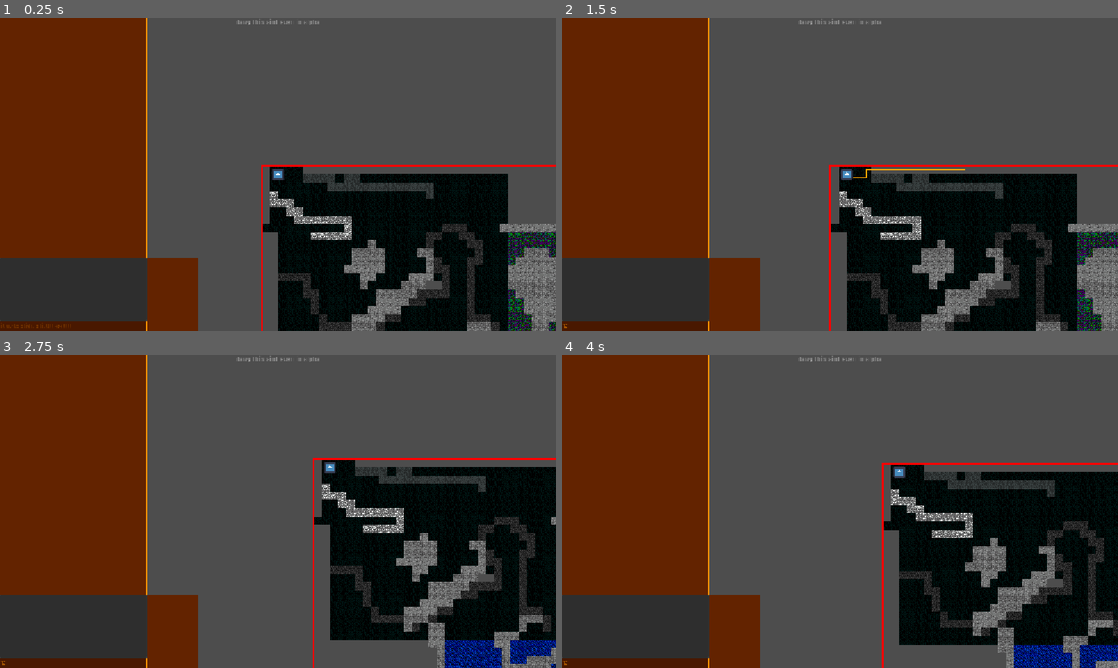
Above: before the commit, frames 1-4 (two rows, left to right).
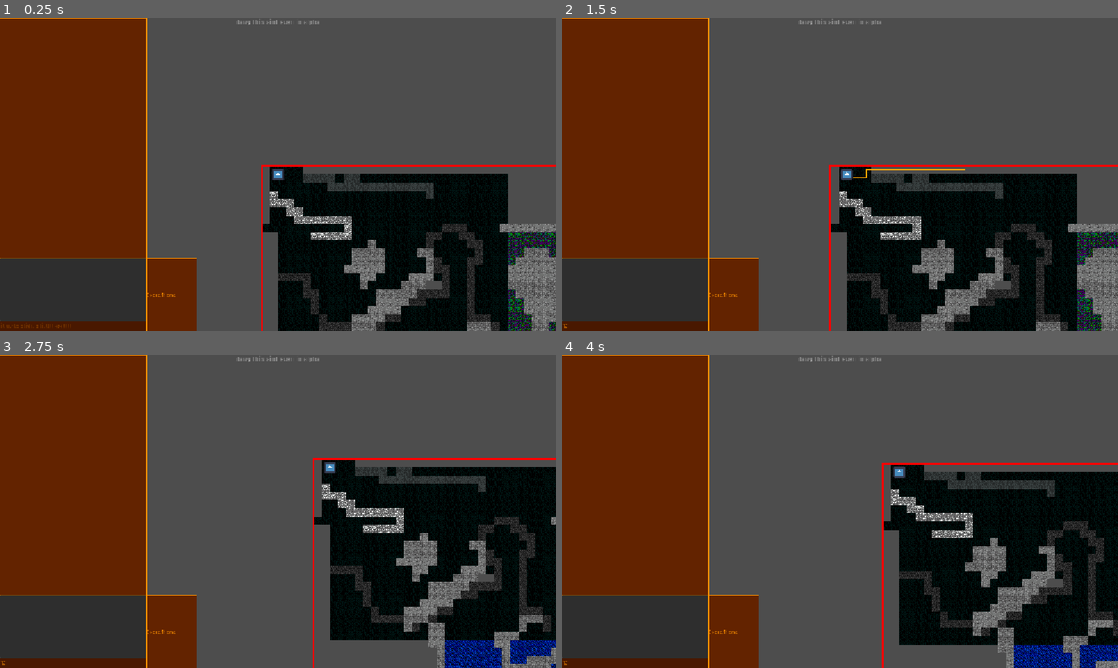
Above: after the commit, the same moments.

Repository: nylonswordsman/fangamesofar
Game: Godot game, scene res://scenes/everythingmanager.tscn
Same seed, same stepped clock (60 frames per second), same inputs: the game is played once before the commit and once after it. This scene is started directly instead of the project's main scene. The engine's default icon, where the game draws it, is replaced by a stand-in: a white triangle on a blue panel in a dark square.
Inputs (mouse positions are in pixels of both pictures, inside the frame that each line leads up to):
- Up to frame 1 (0.25 s): no input
- Up to frame 2 (1.5 s): click (634, 324) at 0.52 s; type "12" at 0.6 s; tap Enter at 1.25 s; move the mouse to (962, 158) at 1.27 s; hold K (GUIEditNBRight+) from 1.28 s (still down); hold A (A) from 1.28 s (still down)
- Up to frame 3 (2.75 s): tap D (D) at 1.55, 2.1 s; move the mouse to (166, 527) at 2.02 s; release K (GUIEditNBRight+) at 2.03 s; release A (A) at 2.03 s; hold S (GUICursorDown) from 2.03 s (still down); tap P (P) at 2.3 s
- Up to frame 4 (4 s): move the mouse to (895, 442) at 2.77 s; release S (GUICursorDown) at 2.78 s; hold K (GUIEditNBRight+) 2.78-3.53 s; hold P (P) 2.78-3.53 s; tap A (A) at 3.05, 3.6 s; move the mouse to (812, 574) at 3.52 s; hold W (GUICursorUp) from 3.53 s (still down); tap D (D) at 3.8 s

The runs differ from the first frame. In frame 1, 0.3% of the frame differs, in the area x 0-36%, y 0-100%; in frame 2, 0.3%; in frame 3, 0.3%; in frame 4, 0.3%.
Error after the commit: Parse Error: Cannot find member "broadcast_expie_id" in base "expie". (res://scenes/expie_1_panel.gd:4)

Commit message:
interlude 7.1

Diff:
--- a/Scripts/everythingManager.gd
+++ b/Scripts/everythingManager.gd
@@ -1,6 +1,9 @@
 extends Node2D
 
-
+var title = ProjectSettings.get_setting("application/config/name")
 # Called when the node enters the scene tree for the first time.
 func _ready():
 	pass
+
+func _process(delta):
+	DisplayServer.window_set_title(str(title) + " | FPS: " + str(Engine.get_frames_per_second()))
--- a/Scripts/expies/expie.gd
+++ b/Scripts/expies/expie.gd
@@ -4,6 +4,7 @@
 var aStarNavi = AStar2D.new()
 @onready var tML = get_parent()
 var selected: bool = 0
+signal broadcast_expie_id(id_speaking, id_holder)
 
 @export var openedBook: Dictionary = {
 	"expieID": 0,
@@ -31,7 +32,8 @@
 	"gifts": [0,1,2,3,4,5,6,7],
 }
 
-# no need to calculate stats here, thats handled (w/ species mods!) in {species}.translateBook()
+# no need to calculate stats here, thats handled (w/ species mods!) in
+# {species}.translateBook()
 var STR: int = 5
 var DEX: int = 5
 var CON: int = 5
@@ -46,6 +48,10 @@
 var maxLLegIntegrity: int = 30+(CON*6)
 var maxRLegIntegrity: int = 30+(CON*6)
 # ^ These stats are outside of the book
+
+func _ready():
+	broadcast_expie_id.emit(self.openedBook.expieID, self)
+	pass
 
 func _input(_event):
 	if Input.is_action_just_pressed("QuickSelectExpie1"):
--- a/project.godot
+++ b/project.godot
@@ -322,6 +322,16 @@
 "events": [Object(InputEventKey,"resource_local_to_scene":false,"resource_name":"","device":-1,"window_id":0,"alt_press …(191 unchanged characters)…
 ]
 }
+Enter={
+"deadzone": 0.2,
+"events": [Object(InputEventKey,"resource_local_to_scene":false,"resource_name":"","device":-1,"window_id":0,"alt_pressed":false,"shift_pressed":false,"ctrl_pressed":false,"meta_pressed":false,"pressed":false,"keycode":0,"physical_keycode":4194309,"key_label":0,"unicode":0,"location":0,"echo":false,"script":null)
+]
+}
+
+[internationalization]
+
+locale/locale_filter_mode=0
+locale/language_filter=["en", "fr", "pl", "ru"]
 
 [layer_names]
 
--- a/scenes/everythingmanager.tscn
+++ b/scenes/everythingmanager.tscn
@@ -7,15 +7,25 @@
 [ext_resource type="FontFile" uid="uid://bgrunmtwsc7lf" path="res://assets/UIStuff/PixelOperator.ttf" id="5_f3pvo"]
 [ext_resource type="Script" uid="uid://c2j73ayf2ubvu" path="res://Scripts/GUI/versionLabel.gd" id="6_o6emw"]
 [ext_resource type="Script" uid="uid://dch3ha0bgmwnc" path="res://scenes/log_entry.gd" id="7_f3pvo"]
+[ext_resource type="Script" uid="uid://ddfqma02iycmf" path="res://scenes/expie_1_panel.gd" id="8_o6emw"]
 
 [sub_resource type="LabelSettings" id="LabelSettings_2kqml"]
 font = ExtResource("5_f3pvo")
 font_color = Color(1, 1, 1, 0.7764706)
 
+[sub_resource type="StyleBoxFlat" id="StyleBoxFlat_f3pvo"]
+bg_color = Color(0.38696697, 0.13778436, 0, 1)
+border_width_left = 1
+border_width_top = 1
+border_width_right = 1
+border_width_bottom = 1
+border_color = Color(1, 0.57254905, 0, 1)
+
 [node name="EverythingManager" type="Node2D"]
 script = ExtResource("1_1trim")
 
 [node name="9ACore" parent="." instance=ExtResource("2_oon43")]
+unique_name_in_owner = true
 
 [node name="WorldCamera" type="Camera2D" parent="."]
 script = ExtResource("3_l6lpc")
@@ -76,21 +86,26 @@
 
 [node name="expie1Panel" type="PanelContainer" parent="WorldCamera/CanvasLayer"]
 z_index = 20
-offset_left = 304.0
+offset_left = 303.0
 offset_top = 497.0
-offset_right = 410.0
+offset_right = 409.0
 offset_bottom = 648.0
 theme = ExtResource("4_whfbe")
+theme_override_styles/panel = SubResource("StyleBoxFlat_f3pvo")
+script = ExtResource("8_o6emw")
 
-[node name="ColorRect" type="ColorRect" parent="WorldCamera/CanvasLayer/expie1Panel"]
-z_index = 21
+[node name="Expie1NameLabel" type="Label" parent="WorldCamera/CanvasLayer/expie1Panel"]
+z_index = 22
 layout_mode = 2
-mouse_filter = 2
 theme = ExtResource("4_whfbe")
-color = Color(0.38696697, 0.13778436, 0, 1)
+theme_override_colors/font_color = Color(1, 0.57254905, 0, 1)
+theme_override_fonts/font = ExtResource("5_f3pvo")
+theme_override_font_sizes/font_size = 14
+text = "Expie1Name"
 
 [node name="TabContainer" type="TabContainer" parent="WorldCamera/CanvasLayer"]
+offset_top = 1.0
 offset_right = 304.0
-offset_bottom = 497.0
+offset_bottom = 498.0
 
 [editable path="9ACore"]
--- /dev/null
+++ b/scenes/expie_1_panel.gd
@@ -0,0 +1,11 @@
+extends PanelContainer
+
+func _ready():
+	expie.broadcast_expie_id.connect(_receive_expie_id)
+
+func _receive_expie_id(id_speaking, id_holder):
+	if id_speaking == 1:
+		pass
+
+#func _change_expie_name
+#func _change_expie_mood
--- a/trim from final project/9A/9A.tscn
+++ b/trim from final project/9A/9A.tscn
@@ -1,14 +1,14 @@
 [gd_scene load_steps=5 format=4 uid="uid://bgpxod4jmw4cm"]
 
-[ext_resource type="Script" uid="uid://b025p4b26l2mv" path="res://trim from final project/9A/9ACore.gd" id="1_nwkcs"]
+[ext_resource type="Script" uid="uid://b025p4b26l2mv" path="res://trim from final project/9A/N2d_9ACore.gd" id="1_nwkcs"]
 [ext_resource type="TileSet" uid="uid://d1rvlgl2fr445" path="res://trim from final project/9A/tileset9A.tres" id="1_t7xqr"]
-[ext_resource type="Script" uid="uid://5d05pk7ny1s6" path="res://trim from final project/9A/tml_floor_9a.gd" id="3_1qbyj"]
+[ext_resource type="Script" uid="uid://5d05pk7ny1s6" path="res://trim from final project/9A/tml_floor.gd" id="3_1qbyj"]
 [ext_resource type="Script" uid="uid://co4ky270xdwfs" path="res://trim from final project/9A/expieNavigator.gd" id="4_x37u3"]
 
 [node name="N2D_9ACore" type="Node2D"]
 script = ExtResource("1_nwkcs")
 
-[node name="TML_Floor_9A" type="TileMapLayer" parent="."]
+[node name="TML_Floor" type="TileMapLayer" parent="."]
 unique_name_in_owner = true
 editor_description = "crying rn"
 top_level = true
@@ -21,4 +21,4 @@
 unique_name_in_owner = true
 z_index = 10
 script = ExtResource("4_x37u3")
-tML = NodePath("../TML_Floor_9A")
+tML = NodePath("../TML_Floor")
--- a/trim from final project/9A/tml_floor_9a.gd
+++ b/trim from final project/9A/tml_floor.gd
@@ -4,6 +4,12 @@
 var aStarGrid:AStarGrid2D
 var size = self.get_used_rect().size
 var path:Array[Vector2] = []
+
+
+### note: im prolly thinking later we have this one do the worldgen stuff too
+### off a set of parameters based on what floor the player's on. that'll
+### already be memorized by the save so why not lol
+
 
 func _ready() -> void:
 	# make an aStar
Not shown: 1 places in scenes/everythingmanager.tscn that only renumber resources
Not shown, added: scenes/expie_1_panel.gd.uid
Renamed: trim from final project/9A/9ACore.gd -> trim from final project/9A/N2d_9ACore.gd
Renamed: trim from final project/9A/9ACore.gd.uid -> trim from final project/9A/N2d_9ACore.gd.uid
Renamed: trim from final project/9A/tml_floor_9a.gd.uid -> trim from final project/9A/tml_floor.gd.uid
